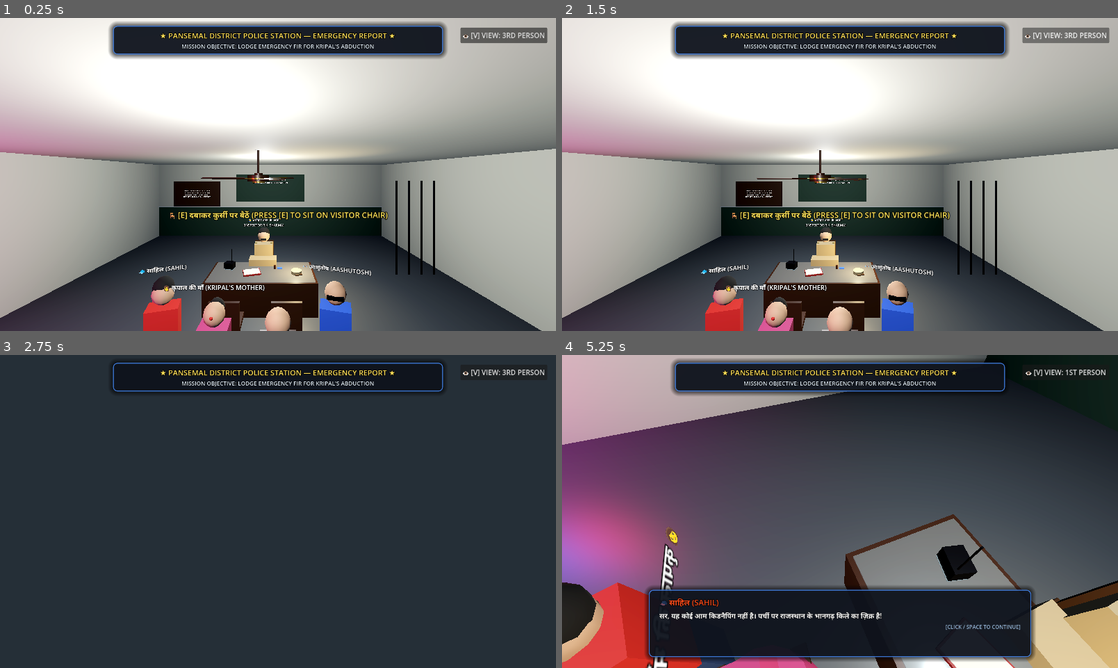
Above: before the commit, frames 1-4 (two rows, left to right).
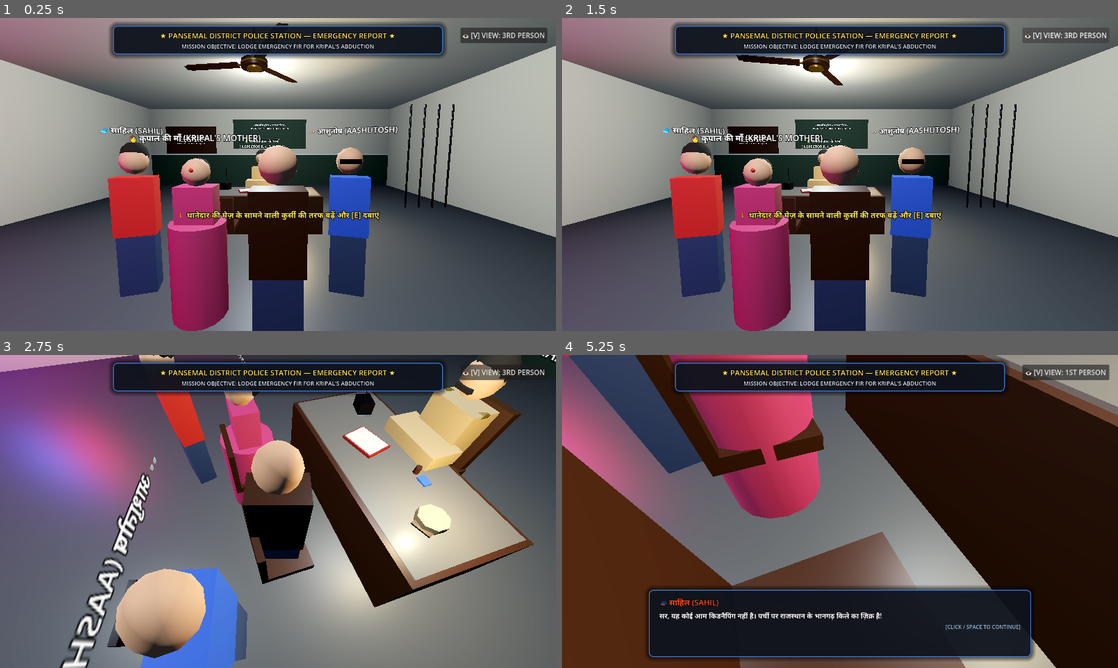
Above: after the commit, the same moments.

Repository: Sahil13092008/HorrorMission
Game: Godot game, scene res://scenes/police_station.tscn
Two runs of this game, one before a commit and one after it. Both use one fixed random seed, a clock stepped at 60 frames per second and the inputs below. This scene is started directly instead of the project's main scene. Sound files missing from this copy of the repository are replaced by a short silence.
Inputs (mouse positions are in pixels of both pictures, inside the frame that each line leads up to):
- Up to frame 1 (0.25 s): no input
- Up to frame 2 (1.5 s): click "👁️ [V] VIEW: 3RD PERSON" at 0.5 s; click "👁️ [V] VIEW: 1ST PERSON" at 1.25 s
- Up to frame 3 (2.75 s): tap E at 2, 2.1 s; move the mouse to (305, 511) at 2.02 s; hold Up (ui_up) from 2.03 s (still down); click (305, 511) at 2.17 s; tap Space at 2.27, 2.57 s; tap Enter at 2.3 s
- Up to frame 4 (5.25 s): keep holding Up (ui_up); move the mouse to (812, 511) at 2.77 s; tap Enter at 2.85 s; click (812, 511) at 2.92 s; tap Space at 3.02, 3.32, 4.25, 4.52, 4.55, 4.82, 5.1 s; tap Backspace at 3.05, 3.6 s; move the mouse to (851, 505) at 3.52 s; click (851, 505) at 3.67 s; tap B at 3.8, 4.35 s; move the mouse to (834, 517) at 4.27 s; click (834, 517) at 4.42 s; move the mouse to (878, 514) at 5.02 s; click (878, 514) at 5.17 s

The runs differ from the first frame. In frame 1, 81% of the frame differs, in the area x 0-100%, y 0-100%; in frame 2, 81%; in frame 3, 89%; in frame 4, 78%.

Commit message:
Fix car flying into air on entry and fix floating player camera in police station

Diff:
--- a/scenes/police_station.tscn
+++ b/scenes/police_station.tscn
@@ -674,7 +674,7 @@
 outline_size = 4
 
 [node name="Player" type="Node3D" parent="."]
-transform = Transform3D(1, 0, 0, 0, 1, 0, 0, 0, 1, 0.4, 0, 2)
+transform = Transform3D(1, 0, 0, 0, 1, 0, 0, 0, 1, 0.4, 0.0, 2.2)
 
 [node name="VisualModel" type="Node3D" parent="Player"]
 
@@ -694,7 +694,7 @@
 material = SubResource("Mat_Skin")
 
 [node name="CameraPivot" type="Node3D" parent="Player"]
-transform = Transform3D(1, 0, 0, 0, 1, 0, 0, 0, 1, 0, 1.55, 0)
+transform = Transform3D(1, 0, 0, 0, 1, 0, 0, 0, 1, 0, 1.45, 0)
 
 [node name="Camera3D" type="Camera3D" parent="Player/CameraPivot"]
 current = true
--- a/scripts/police_station.gd
+++ b/scripts/police_station.gd
@@ -156,10 +156,44 @@
 	if radio_chatter_audio: radio_chatter_audio.play()
 
 	# Auto sit down after 3.0s if player doesn't press E
-	get_tree().create_timer(3.5).timeout.connect(func():
+	get_tree().create_timer(8.0).timeout.connect(func():
 		if not is_seated:
 			sit_down_on_chair()
 	)
+
+
+func _physics_process(delta: float) -> void:
+	if is_seated or cutscene_active:
+		return
+
+	var input_dir: Vector2 = Input.get_vector("ui_left", "ui_right", "ui_up", "ui_down")
+	if Input.is_key_pressed(KEY_A): input_dir.x -= 1.0
+	if Input.is_key_pressed(KEY_D): input_dir.x += 1.0
+	if Input.is_key_pressed(KEY_W): input_dir.y -= 1.0
+	if Input.is_key_pressed(KEY_S): input_dir.y += 1.0
+	input_dir = input_dir.normalized()
+
+	if input_dir != Vector2.ZERO:
+		var move_dir = (player.transform.basis * Vector3(input_dir.x, 0, input_dir.y)).normalized()
+		var walk_speed: float = 2.4
+		player.position.x += move_dir.x * walk_speed * delta
+		player.position.z += move_dir.z * walk_speed * delta
+
+	# Keep player strictly on floor (Y = 0.0) and inside police office room bounds
+	player.position.y = 0.0
+	player.position.x = clamp(player.position.x, -4.5, 4.5)
+	player.position.z = clamp(player.position.z, -1.8, 4.8)
+
+	# Check proximity to visitor chairs
+	var dist_to_chair: float = player.position.distance_to(Vector3(0.55, 0, 0.4))
+	if dist_to_chair < 1.8:
+		if sit_prompt:
+			sit_prompt.visible = true
+			sit_prompt.text = "🪑 [E] दबाकर कुर्सी पर बैठें (PRESS [E] TO SIT ON VISITOR CHAIR)"
+	else:
+		if sit_prompt:
+			sit_prompt.visible = true
+			sit_prompt.text = "🚶 थानेदार की मेज़ के सामने वाली कुर्सी की तरफ बढ़ें और [E] दबाएं"
 
 func _process(delta: float) -> void:
 	if ceiling_fan_blades and fan_speed > 0:
@@ -198,11 +232,13 @@
 func update_camera_mode() -> void:
 	if not camera: return
 	if is_first_person:
-		camera.position = Vector3(0, 1.45, 0.0)
+		camera.position = Vector3(0, 0, 0)
+		camera.rotation = Vector3.ZERO
 		if player_visual: player_visual.visible = false
 		if view_toggle_btn: view_toggle_btn.text = "👁️ [V] VIEW: 1ST PERSON"
 	else:
-		camera.position = Vector3(0, 1.65, 2.4)
+		camera.position = Vector3(0, 0.2, 1.6)
+		camera.rotation = Vector3(deg_to_rad(-6.0), 0, 0)
 		if player_visual: player_visual.visible = true
 		if view_toggle_btn: view_toggle_btn.text = "👁️ [V] VIEW: 3RD PERSON"
 
@@ -213,13 +249,16 @@
 
 	# Smoothly seat player on right visitor chair and Aunty on left visitor chair
 	var tw = create_tween()
-	# Player sits on right chair at (0.55, 0.25, 0.4)
-	tw.parallel().tween_property(player, "position", Vector3(0.55, 0.1, 0.4), 1.0).set_trans(Tween.TRANS_QUAD).set_ease(Tween.EASE_OUT)
-	# Aunty sits on left chair at (-0.55, 0.25, 0.4)
-	tw.parallel().tween_property(kripal_mummy, "position", Vector3(-0.55, 0.05, 0.4), 1.0).set_trans(Tween.TRANS_QUAD).set_ease(Tween.EASE_OUT)
+	# Player sits on right chair at (0.55, 0.0, 0.4)
+	tw.parallel().tween_property(player, "position", Vector3(0.55, 0.0, 0.4), 0.8).set_trans(Tween.TRANS_QUAD).set_ease(Tween.EASE_OUT)
+	# Lower camera pivot to seated eye height (Y = 1.05m)
+	if camera_pivot:
+		tw.parallel().tween_property(camera_pivot, "position:y", 1.05, 0.8).set_trans(Tween.TRANS_QUAD).set_ease(Tween.EASE_OUT)
+	# Aunty sits on left chair at (-0.55, 0.0, 0.4)
+	tw.parallel().tween_property(kripal_mummy, "position", Vector3(-0.55, 0.0, 0.4), 0.8).set_trans(Tween.TRANS_QUAD).set_ease(Tween.EASE_OUT)
 	# Sahil and Aashutosh stand behind chairs
-	tw.parallel().tween_property(sahil, "position", Vector3(-1.1, 0, 1.0), 1.0)
-	tw.parallel().tween_property(aashutosh, "position", Vector3(1.1, 0, 1.0), 1.0)
+	tw.parallel().tween_property(sahil, "position", Vector3(-1.1, 0.0, 1.0), 0.8)
+	tw.parallel().tween_property(aashutosh, "position", Vector3(1.1, 0.0, 1.0), 0.8)
 
 	await tw.finished
 	start_dialogue_sequence()
--- a/scripts/street_to_kripal.gd
+++ b/scripts/street_to_kripal.gd
@@ -52,6 +52,7 @@
 @onready var camera_pivot: Node3D = $Player/CameraPivot
 @onready var camera: Camera3D = $Player/CameraPivot/Camera3D
 @onready var flashlight: SpotLight3D = $Player/CameraPivot/Flashlight
+@onready var player_collision: CollisionShape3D = $Player/CollisionShape3D
 @onready var visual_model: Node3D = $Player/VisualModel
 @onready var player_cycle: Node3D = $Player/VisualModel/CycleModel
 @onready var sahil_cycle: Node3D = $Companions/SahilCompanion/CycleModel
@@ -425,9 +426,11 @@
 	if player and player.global_position.y < -0.10:
 		player.global_position.y = 0.05
 		player.velocity.y = 0.0
-	if kripal_car and kripal_car.global_position.y < -0.10:
-		kripal_car.global_position.y = 0.25
+	if kripal_car and (current_mode == PlayerMode.DRIVING_CAR or kripal_car.global_position.y < -0.10 or kripal_car.global_position.y > 0.8):
+		kripal_car.global_position.y = 0.35
 		kripal_car.velocity.y = 0.0
+		kripal_car.rotation.x = 0.0
+		kripal_car.rotation.z = 0.0
 
 	_process_pedestrians(delta)
 	_update_radar_hud()
@@ -605,6 +608,10 @@
 		var turn_rate: float = CAR_STEER_SPEED if abs(car_speed) > 0.5 else (CAR_STEER_SPEED * 0.85)
 		kripal_car.rotate_y(steer_input * turn_rate * delta * dir_factor)
 
+	# Lock pitch and roll so car never tilts up or rolls over
+	kripal_car.rotation.x = 0.0
+	kripal_car.rotation.z = 0.0
+
 	# Basis vectors
 	var car_fwd: Vector3 = kripal_car.transform.basis.z.normalized()
 	var car_left: Vector3 = kripal_car.transform.basis.x.normalized()
@@ -617,14 +624,16 @@
 		var dir_mult: float = 1.0 if car_speed >= 0 else -1.0
 		target_velocity += car_left * (steer_input * 2.2 * dir_mult)
 
-	# Floor adherence / gravity
-	if not kripal_car.is_on_floor():
-		target_velocity.y = kripal_car.velocity.y - (gravity * delta)
-	else:
-		target_velocity.y = -0.5
-
+	# Strictly lock vertical velocity to 0.0 on flat street
+	target_velocity.y = 0.0
 	kripal_car.velocity = target_velocity
 	kripal_car.move_and_slide()
+
+	# Keep car firmly grounded on the road surface
+	kripal_car.global_position.y = 0.35
+	kripal_car.velocity.y = 0.0
+	kripal_car.rotation.x = 0.0
+	kripal_car.rotation.z = 0.0
 
 	# Sync player position with car
 	player.global_position = kripal_car.global_position
@@ -655,6 +664,30 @@
 	current_mode = PlayerMode.DRIVING_CAR
 	if action_prompt: action_prompt.text = "🚗 [W] FORWARD | [S] REVERSE | [A/D] STEER | [BACKSPACE] EXIT CAR"
 
+	# Disable player and companion collisions to eliminate physics repulsion
+	if player_collision:
+		player_collision.set_deferred("disabled", true)
+	if player:
+		player.collision_layer = 0
+		player.collision_mask = 0
+		player.velocity = Vector3.ZERO
+	if sahil:
+		sahil.collision_layer = 0
+		sahil.collision_mask = 0
+		sahil.velocity = Vector3.ZERO
+	if aashutosh:
+		aashutosh.collision_layer = 0
+		aashutosh.collision_mask = 0
+		aashutosh.velocity = Vector3.ZERO
+
+	# Reset and ground the car firmly on the road
+	if kripal_car:
+		kripal_car.global_position.y = 0.35
+		kripal_car.velocity = Vector3.ZERO
+		kripal_car.rotation.x = 0.0
+		kripal_car.rotation.z = 0.0
+	car_speed = 0.0
+
 	if car_door_open_audio: car_door_open_audio.play()
 	await get_tree().create_timer(0.3).timeout
 	if car_door_close_audio: car_door_close_audio.play()
@@ -691,8 +724,22 @@
 	if camera: camera.make_current()
 	if visual_model: visual_model.visible = true
 
-	# Place player safely beside car
-	player.global_position = kripal_car.global_position + Vector3(-2.2, 0.2, 0)
+	# Place player safely beside car on the ground
+	player.global_position = kripal_car.global_position + Vector3(-2.2, 0.05, 0)
+	player.velocity = Vector3.ZERO
+
+	# Re-enable player and companion collisions
+	if player:
+		player.collision_layer = 1
+		player.collision_mask = 1
+	if player_collision:
+		player_collision.set_deferred("disabled", false)
+	if sahil:
+		sahil.collision_layer = 2
+		sahil.collision_mask = 1
+	if aashutosh:
+		aashutosh.collision_layer = 2
+		aashutosh.collision_mask = 1
 
 	# Position companions outside car
 	if kripal_mummy:
